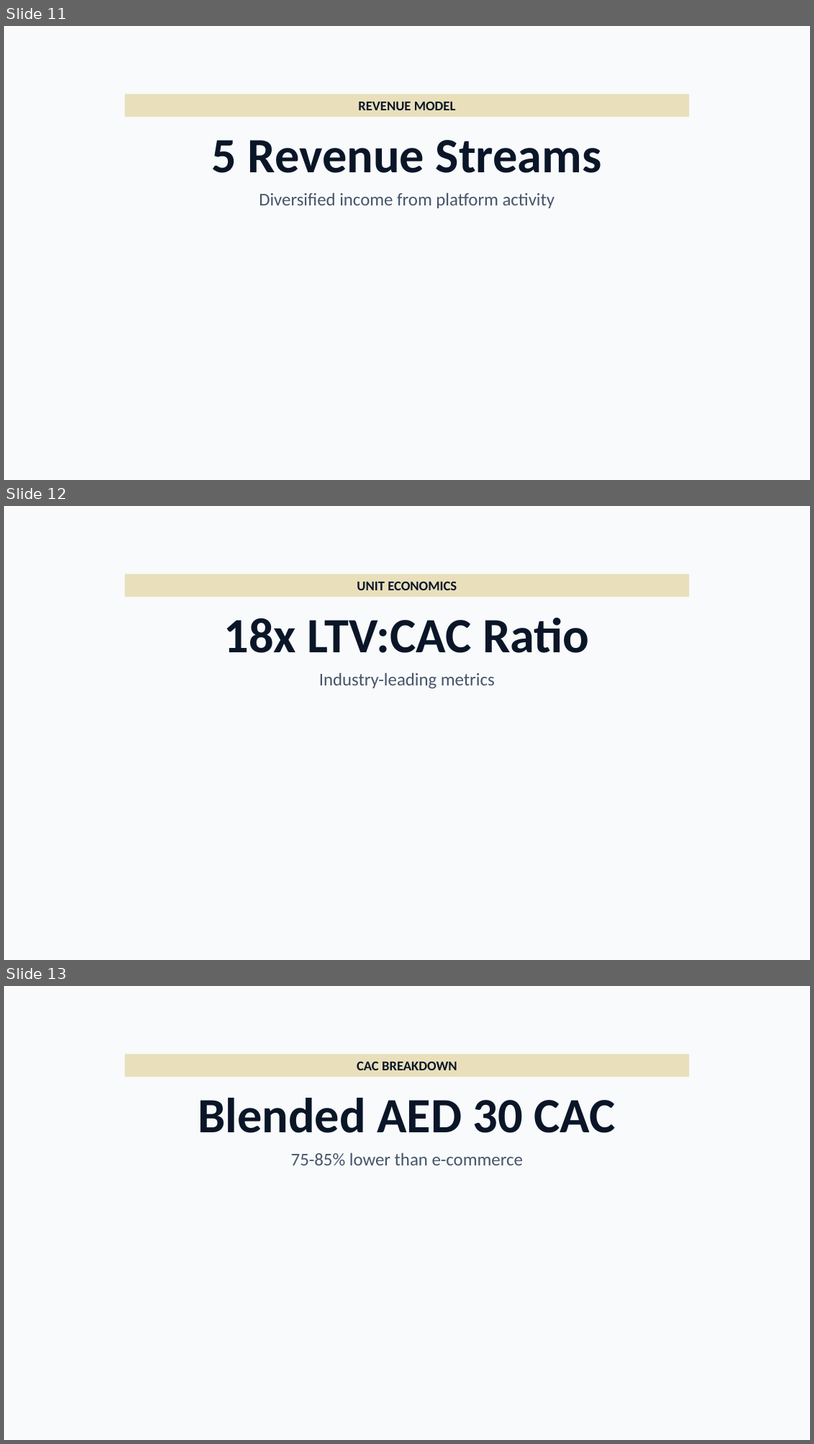
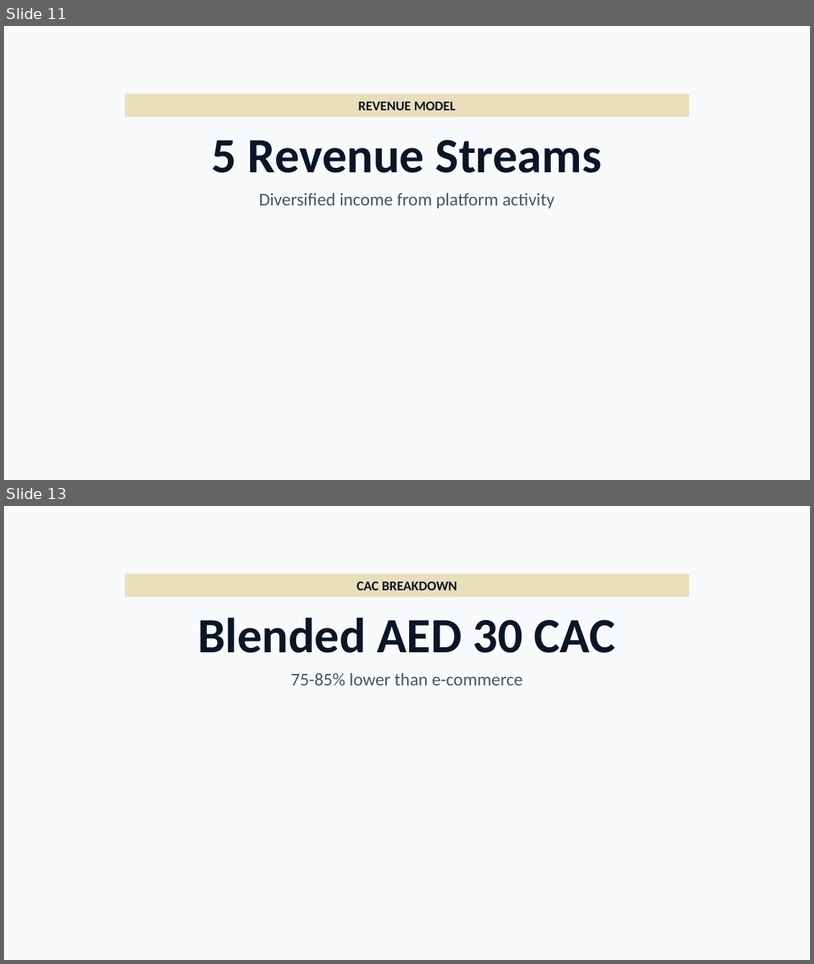
Before and after one commit to imrejaul007/nuqtaapp, a slide deck: Nuqta-Pitch-Deck-2026.pptx. Shown one above the other, each under a label of ours: slides 11, 12 and 13 before the commit, slides 11 and 13 after it; the slides between them are not shown. The pictures are 814x1444 and 814x964 pixels, drawn with LibreOffice and Linux fonts; fonts in the diff are those of the drawing. Boxes give left, top, right and bottom in pixels: in the first picture for what was removed or moved away, otherwise in the second. Text is boxed around its words. In the diff, an @@ line names an element or a change of style, - is before the commit and + after.

```diff
--- a/Nuqta-Pitch-Deck-2026.pptx
+++ b/Nuqta-Pitch-Deck-2026.pptx
@@ slide 12 removed at (4,506,810,960), background #F8FAFC @@
@@ rectangle removed at (125,574,689,596) @@
-UNIT ECONOMICS
@@ text removed at (224,618,589,653) @@
-18x LTV:CAC Ratio
@@ text removed at (319,672,495,689) @@
-Industry-leading metrics
```
Also in this commit, not shown: 1 slide added, 2 other files.
